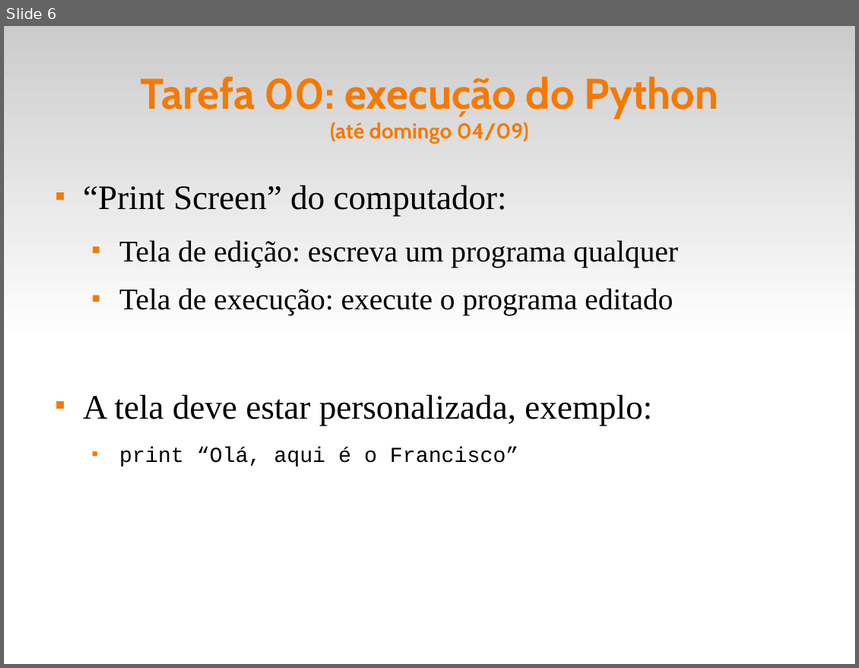
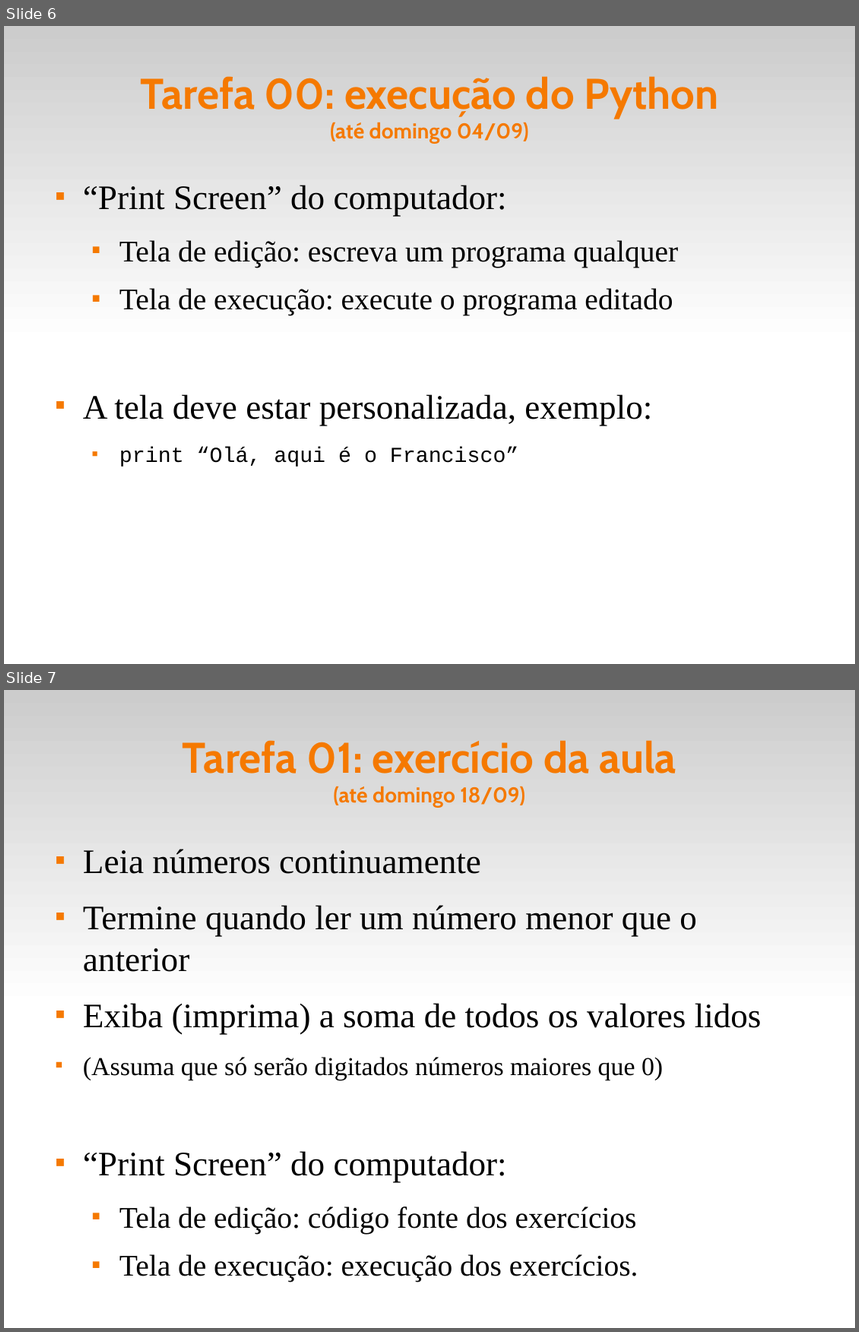
Before and after one commit to fsantanna-uerj/IPD, a slide deck: slides/ipd-00.odp. Shown one above the other, each under a label of ours: slide 6 before the commit, slides 6 and 7 after it. The pictures are 859x668 and 859x1332 pixels, drawn with LibreOffice and Linux fonts; fonts in the diff are those of the drawing. Boxes give left, top, right and bottom in pixels: in the first picture for what was removed or moved away, otherwise in the second. Text is boxed around its words. In the diff, an @@ line names an element or a change of style, - is before the commit and + after.

```diff
--- a/slides/ipd-00.odp
+++ b/slides/ipd-00.odp
@@ slide 7 added at <box>4,690,855,1328</box>, background #FFFFFF; not listed: 1 template element that a slide beside it also shows @@
@@ title added at <box>183,740,677,808</box>, 40 pt, text #F57900, bold @@
+Tarefa 01: exercício da aula
+(até domingo 18/09)
@@ freeform shape added at <box>71,843,71,843</box>, fill #99CCFF, outline #FF0000 4.25 pt @@
@@ text added at <box>83,849,762,1283</box>, 32 pt, text #000000 @@
+■ Leia números continuamente
+■ Termine quando ler um número menor que o anterior
+■ Exiba (imprima) a soma de todos os valores lidos
+■ (Assuma que só serão digitados números maiores que 0)
+■ “Print Screen” do computador:
+  ■ Tela de edição: código fonte dos exercícios
+  ■ Tela de execução: execução dos exercícios.
```
Also in this commit, not shown: 3 slides changed, 3 other files.
